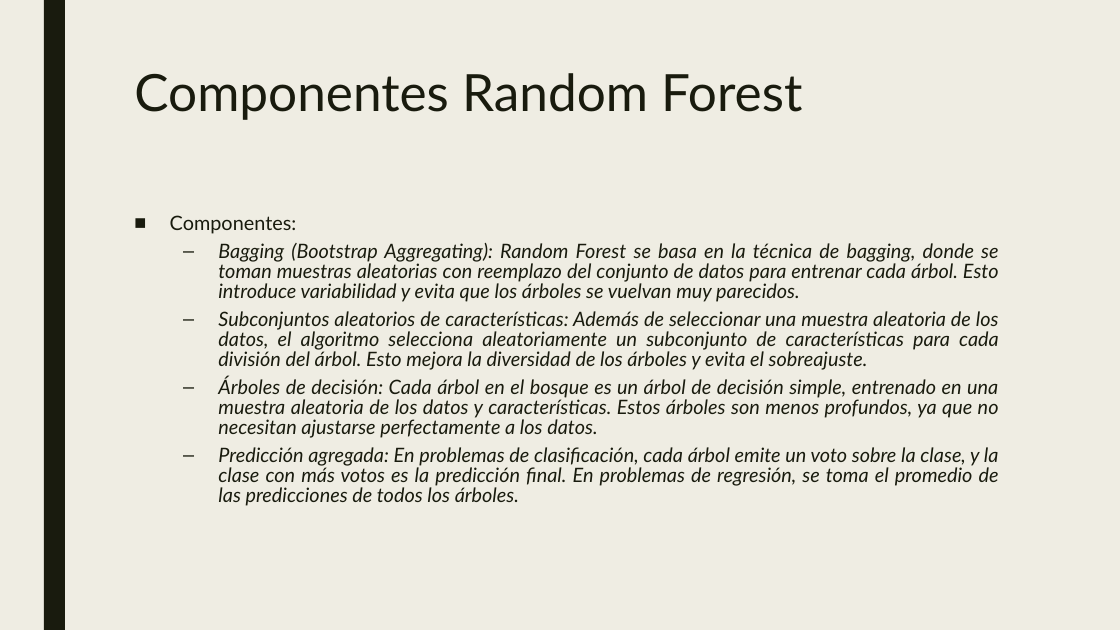
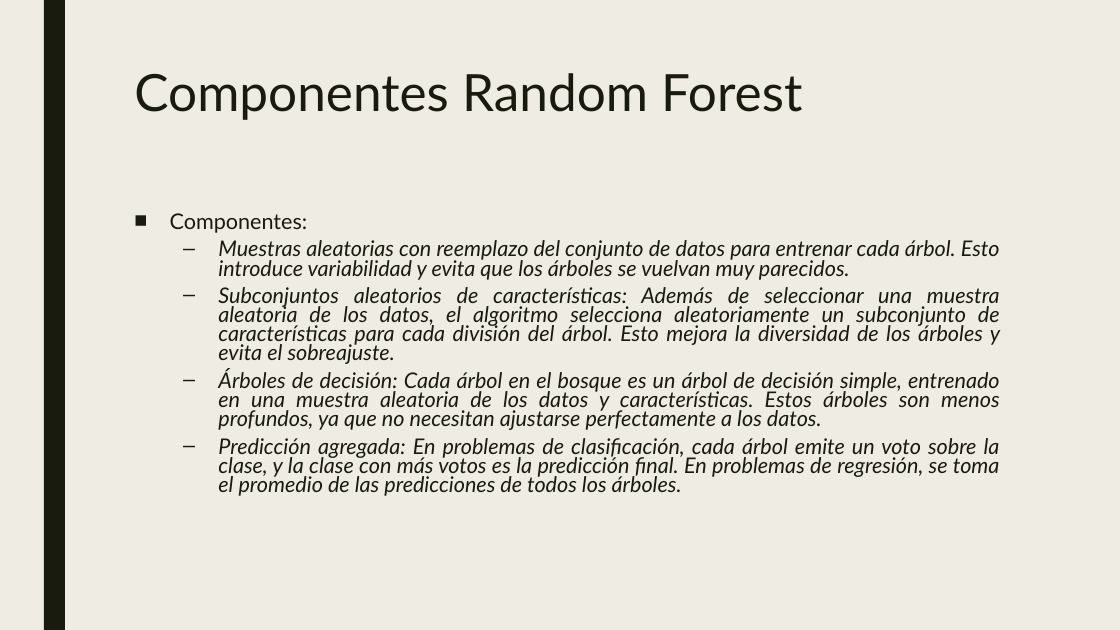
Before and after one commit to KingGhidorah07/Maestr-aIS, a slide deck: slide 4 of Segundo semestre/Minería de datos/randomForest.pptx. Drawn at 1120x630 pixels with LibreOffice and Linux fonts; fonts in the diff are those of the drawing. Boxes give left, top, right and bottom in pixels: in the first picture for what was removed or moved away, otherwise in the second. Text is boxed around its words. In the diff, an @@ line names an element or a change of style, - is before the commit and + after.

Commit message:
Algoritmos R

```diff
--- a/Segundo semestre/Minería de datos/randomForest.pptx
+++ b/Segundo semestre/Minería de datos/randomForest.pptx
@@ text at [170, 213, 1000, 496]: size 17 to 18.5 pt in "Componentes:", "Subconjuntos aleatorios de características: Además de selecc ...", "Árboles de decisión: Cada árbol en el ...", "Predicción agregada: En problemas de clasificación, cada ..."; line spacing 0.84 to 0.74 @@
@@ text at [218, 240, 1000, 280]: text changed; size 17 to 18.5 pt @@
-  – Bagging (Bootstrap Aggregating): Random Forest se basa en la técnica de bagging, donde se toman muestras aleatorias con reemplazo del conjunto de datos para entrenar cada árbol. Esto introduce variabilidad y evita que los árboles se vuelvan muy parecidos.
+  – Muestras aleatorias con reemplazo del conjunto de datos para entrenar cada árbol. Esto introduce variabilidad y evita que los árboles se vuelvan muy parecidos.
```
Also in this commit, not shown: 24 other files.
